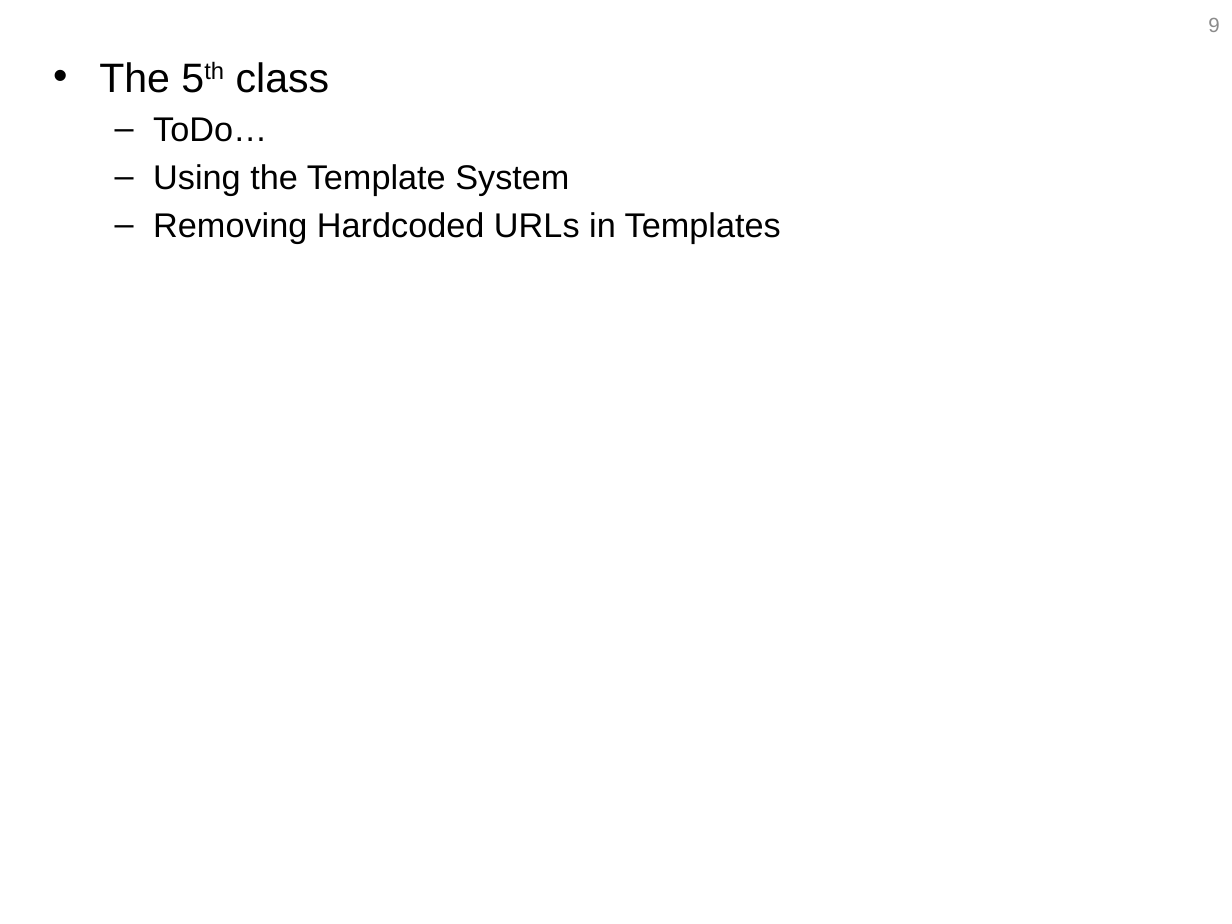
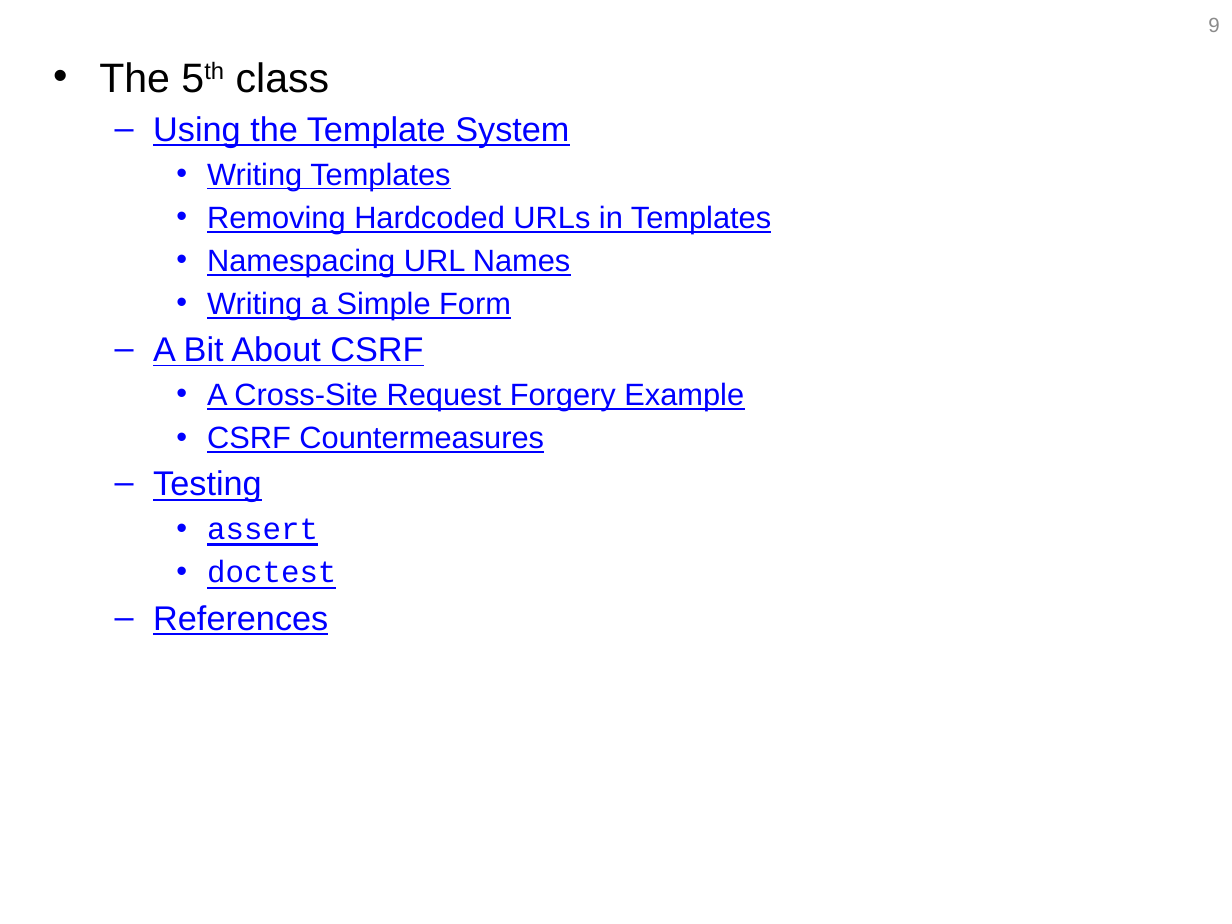
Before and after one commit to JustinSDK/PyConTW2013Tutorial, a slide deck: slide 9 of PyCon Taiwan 2013 Tutorial.pptx. Drawn at 1232x924 pixels with LibreOffice and Linux fonts; fonts in the diff are those of the drawing. Boxes give left, top, right and bottom in pixels: in the first picture for what was removed or moved away, otherwise in the second. Text is boxed around its words. In the diff, an @@ line names an element or a change of style, - is before the commit and + after.

```diff
--- a/PyCon Taiwan 2013 Tutorial.pptx
+++ b/PyCon Taiwan 2013 Tutorial.pptx
@@ text at [153,117,267,142]: paragraph removed @@
-  – ToDo…
@@ text at [153,116,771,233]: text colour #000000 to #0000FF, underline on in "Using the Template System", "Removing Hardcoded URLs in Templates"; size 20 to 18 pt in "Removing Hardcoded URLs in Templates"; bullet – to •; list level 2 to 3 in "Removing Hardcoded URLs in Templates" @@
@@ text at [207,162,450,190]: paragraph added @@
+    • Writing Templates
@@ text at [153,248,744,635]: paragraphs added @@
+    • Namespacing URL Names
+    • Writing a Simple Form
+  – A Bit About CSRF
+    • A Cross-Site Request Forgery Example
+    • CSRF Countermeasures
+  – Testing
+    • assert
+    • doctest
+  – References
```
Also in this commit, not shown: 4 other slides changed, 39 slides added, 1 slide removed, 46 other files.
